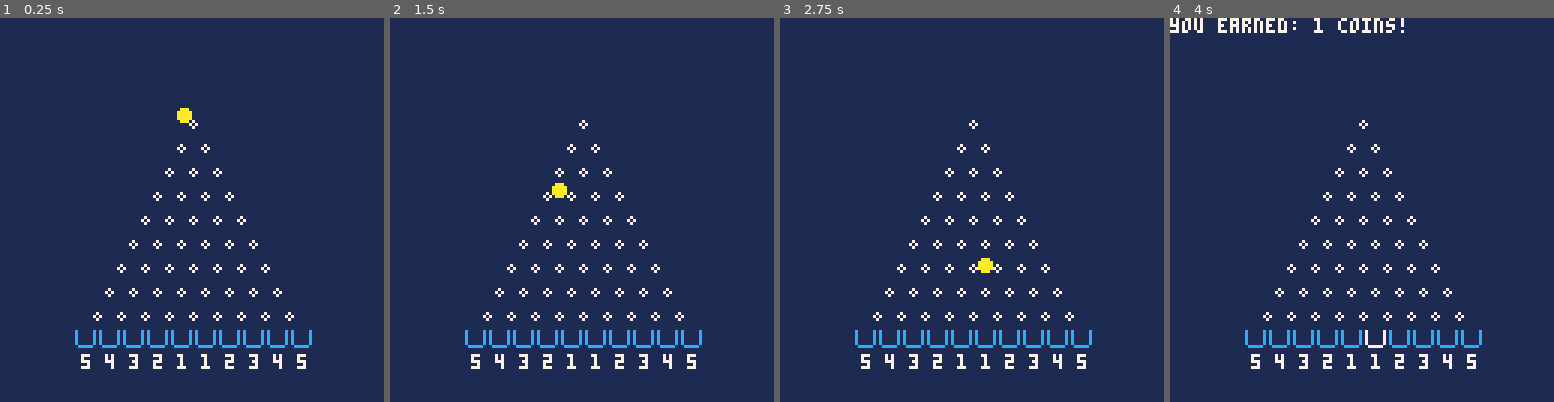
Above: before the commit, frames 1-4 (left to right).
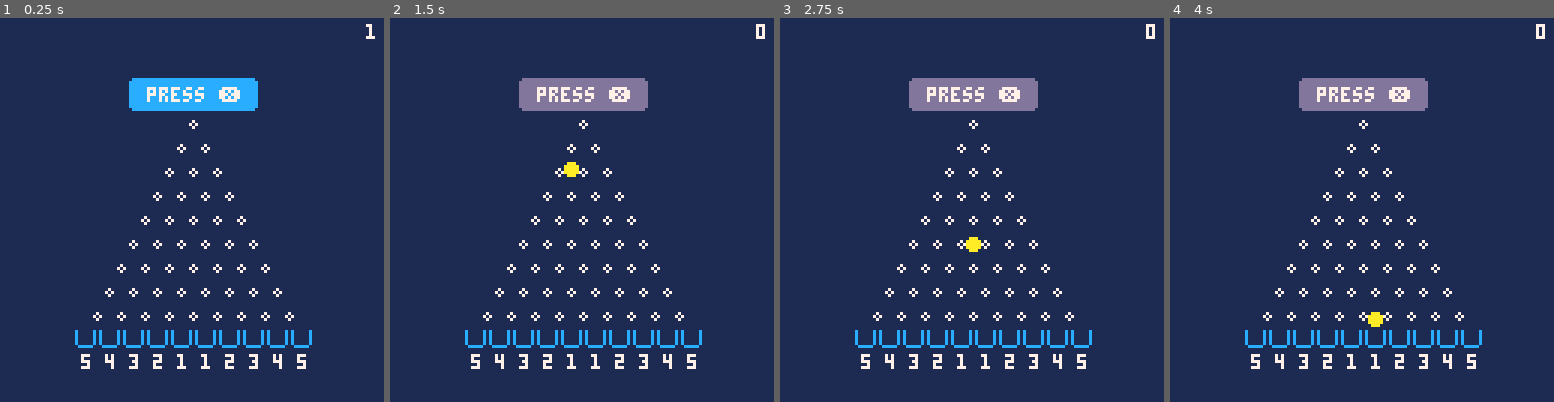
Above: after the commit, the same moments.

Repository: kjbrown-sandbox/pico-8
Game: PICO-8 cartridge plunko.p8
Same seed, same stepped clock (60 frames per second), same inputs: the game is played once before the commit and once after it.
Inputs:
- Up to frame 1 (0.25 s): no input
- Up to frame 2 (1.5 s): tap X (X key) at 0.33, 1.07 s
- Up to frame 3 (2.75 s): hold Right 1.6-2.1 s; tap X (X key) at 1.85 s; hold Right from 2.47 s (still down)
- Up to frame 4 (4 s): tap X (X key) at 2.97 s; release Right at 3.03 s; hold Left 3.08-3.58 s

The runs differ from the first frame. In frame 1, 3.0% of the frame differs, in the area x 33-98%, y 1-28%; in frame 2, 3.2%; in frame 3, 3.2%; in frame 4, 4.1%, in the area x 0-98%, y 0-86%.

Commit message:
Get full game cycle working

Diff:
--- a/plunko.p8
+++ b/plunko.p8
@@ -13,11 +13,18 @@
 	timers = {},
 	money = 1,
 	buckets = {},
+	special_coins = {
+		red = 0,
+	},
+	fallings_coins = {},
+	coin_cost = 1,
+	earnings_text = "",
+	disable_button_drop = false,
 }
 
 function _init()
-	coin = new_coin(1)
 	state.buckets = {}
+	drop_button = new_button()
 	start_x = 64 - (8 * (consts.num_buckets / 2 + 1)) + 1
 	bucket_value = flr(consts.num_buckets / 2)
 	for i = 1, consts.num_buckets do
@@ -32,26 +39,86 @@
 
 function _update()
 	update_timers()
-	coin.update()
-	if btnp(⬅️) then
-		coin.pos.x -= 1
-	end
-	if btnp(➡️) then
-		coin.pos.x += 1
+	update_board()
+	drop_button:update()
+	for coin in all(state.fallings_coins) do
+		coin.update()
 	end
 end
 
 function _draw()
 	cls(1)
 	map(0,0,0,0)
-	coin.draw()
+	draw_board()
+	drop_button:draw()
+	for coin in all(state.fallings_coins) do
+		coin.draw()
+	end
 	draw_pegs()
 	for b in all(state.buckets) do
 		b.draw()
 	end
+	print(state.earnings_text, 126 - #state.earnings_text * 4, 9, 11)
 	print(state.debug_text, 0, 0, 7)
-end
-
+
+end
+
+function draw_board()
+	local coins_str = "" .. state.money
+	print(coins_str, 126 - #coins_str * 4, 2, 7)
+end
+
+function update_board()
+	local can_drop_coin = not is_button_drop_disabled()
+	if btnp(❎) and can_drop_coin then
+		if state.special_coins.red > 0 then
+			state.special_coins.red -= 1
+			add(state.fallings_coins, new_coin(coin_types.red))  -- red coin
+		else
+			add(state.fallings_coins, new_coin(coin_types.gold))  -- gold coin
+		end
+		state.money -= state.coin_cost
+	end
+end
+
+function is_button_drop_disabled()
+	return state.disable_button_drop or state.money < state.coin_cost
+end
+
+function new_button()
+	return {
+		update = function(self)
+			if self.waiting_to_reset then
+				-- do nothing
+				return
+			end
+
+			local disabled = is_button_drop_disabled()
+			if btnp(❎) and not disabled then
+				state.disable_button_drop = true
+				sfx(2)
+				wait_then_do(1000, function()
+					state.disable_button_drop = false
+				end)
+			end
+		end,
+
+		draw = function(self)
+			local start_x = 44
+			local start_y = 20
+
+			local disabled = is_button_drop_disabled()
+			local color = (not disabled and 12 or 13)
+
+			rectfill(start_x, start_y, start_x + 40, start_y + 10, color)
+			-- draw sides to make it look rounded on corners
+			line(start_x - 1, start_y + 1, start_x - 1, start_y + 9, color)
+			line(start_x + 41, start_y + 1, start_x + 41, start_y + 9, color)
+
+			print("press ❎", start_x + 5, start_y + 3, 7)
+		end,
+	}
+end
 
 -->8
 -- utils
@@ -158,7 +225,6 @@
 			spr(17, x, y)
 		end
 	end
-	-- spr(17, x, y)
 end
 
 function wait_then_do(milliseconds, callback)
@@ -183,6 +249,11 @@
 coin_state = {
 	initial_drop = 1,
 	dropping = 2,
+}
+
+coin_types = {
+	gold = 1,
+	red = 2,
 }
 
 function new_coin(level)
@@ -196,7 +267,7 @@
 	coin.target_x = 0
 	coin.target_y = 0
 
-	function pick_target()
+	coin.pick_target = function()
 		if coin.pos.y > consts.top_of_buckets - 6 then
 			coin.target_x = coin.pos.x
 			coin.target_y = consts.top_of_buckets
@@ -213,20 +284,19 @@
 		sfx(0)
 	end
 
-
-	function update_initial_drop()
+	coin.update_initial_drop = function()
 		coin.pos.y += coin.speed
 		coin.pos.y = min(coin.pos.y, 29)  -- prevent going above 32
 		if coin.pos.y == 29 then
 			coin.state = coin_state.dropping
-			pick_target()
-		end
-	end
-
-	function update_dropping()
+			coin.pick_target()
+		end
+	end
+
+	coin.update_dropping = function()
 		if coin.pos.y == consts.top_of_buckets then
-			enter_bucket()
-			coin.pos = new_point(-200, -200)  -- reset position
+			coin.enter_bucket()
+			-- coin.pos = new_point(-200, -200)  -- reset position
 			return
 		end
 
@@ -242,23 +312,24 @@
 
 
 		if coin.pos.x == coin.target_x and coin.pos.y == coin.target_y then
-			pick_target()  -- pick a new target for the next drop
-		end
-	end
-
-	function enter_bucket()
+			coin.pick_target()  -- pick a new target for the next drop
+		end
+	end
+
+	coin.enter_bucket = function()
 		for bucket in all(state.buckets) do
 			if coin.pos.x >= bucket.pos.x and coin.pos.x <= bucket.pos.x + 8 then
 				-- coin.value = bucket.value
 				local money_earned = coin.value_multiplier * bucket.value
 				state.money += money_earned
 				bucket.state = bucket_state.full
-				state.debug_text = "you earned: " ..  money_earned .. " coins!"
+				state.earnings_text = "+" .. money_earned
+
 				sfx(1)
 				wait_then_do(1000, function()
-					state.debug_text = ""
 					bucket.state = bucket_state.empty
 				end)
+				del(state.fallings_coins, coin)
 				return true
 			end
 		end
@@ -266,9 +337,9 @@
 
 	coin.update = function(self)
 		if coin.state == coin_state.initial_drop then
-			update_initial_drop()
+			coin.update_initial_drop()
 		elseif coin.state == coin_state.dropping then
-			update_dropping()
+			coin.update_dropping()
 		end
 	end
 
Not shown, changed: the sound effects (__sfx__) section of plunko.p8
